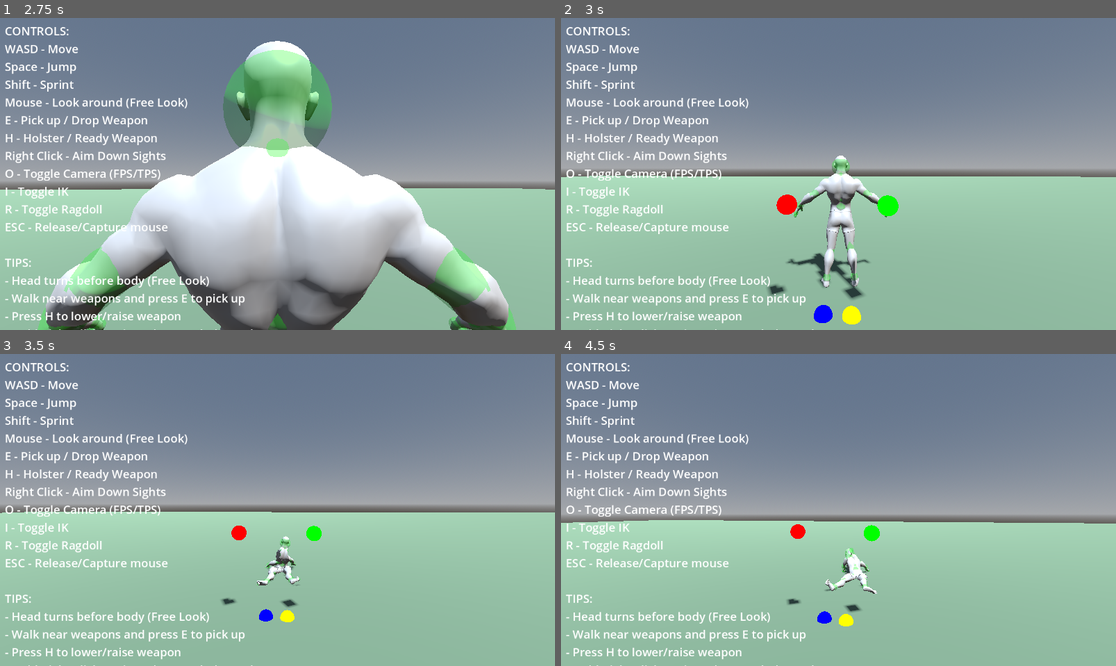
Above: before the commit, frames 1-4 (two rows, left to right).
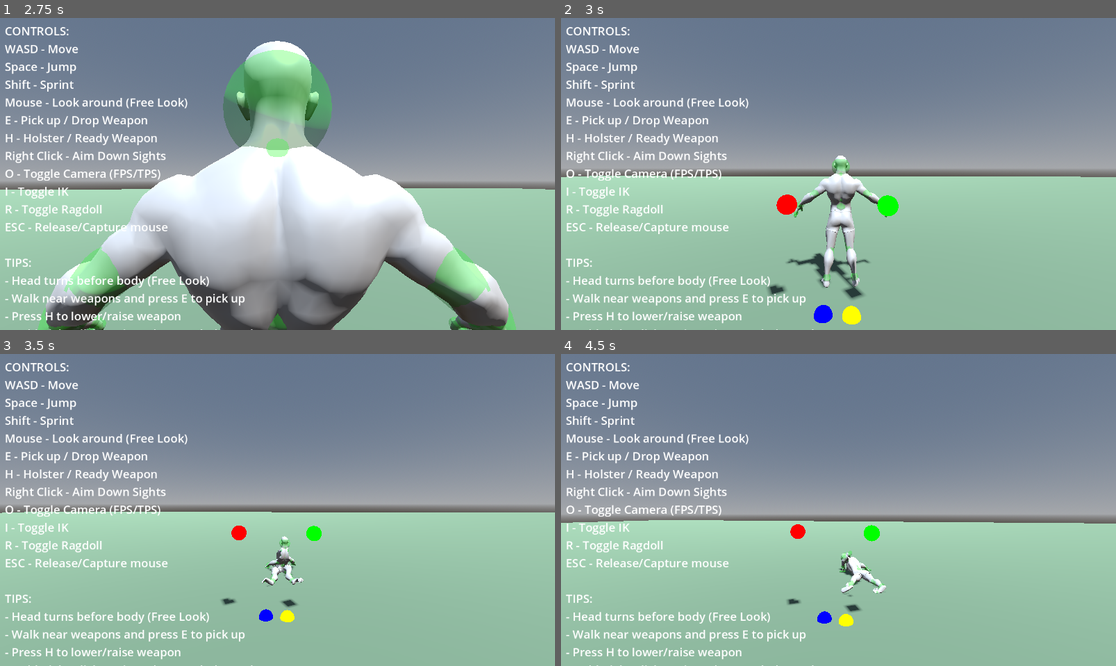
Above: after the commit, the same moments.

Repository: lmf-git/fpsikanimragdoll
Game: Godot game, scene res://world.tscn
The game is run twice, just before and just after one commit, with the same random seed, the same clock (stepped at 60 frames per second) and the same inputs.
Inputs (mouse positions are in pixels of both pictures, inside the frame that each line leads up to):
- Up to frame 1 (2.75 s): tap Enter at 0.5 s; move the mouse to (305, 174) at 0.52 s; hold Shift (sprint) 0.53-1.28 s; hold W (move_forward) from 0.53 s (still down); click (305, 174) at 0.67 s; tap Space (jump) at 0.77, 1.52 s; move the mouse to (249, 174) at 1.27 s; tap O (toggle_camera) at 1.35 s; move the mouse to (288, 167) at 2.02 s; hold I (toggle_ik) from 2.03 s (still down)
- Up to frame 2 (3 s): keep holding W (move_forward); move the mouse to (832, 180) at 2.77 s; release I (toggle_ik) at 2.78 s; tap R (toggle_ragdoll) at 2.85 s; click (832, 180) at 2.92 s
- Up to frame 3 (3.5 s): keep holding W (move_forward); tap Space (jump) at 3.02 s
- Up to frame 4 (4.5 s): keep holding W (move_forward); move the mouse to (877, 513) at 3.52 s; tap E at 3.6 s; tap Space (jump) at 3.77 s; move the mouse to (794, 506) at 4.27 s; tap H at 4.35 s

Frame 1 is identical in both runs. In frame 2, 0.2% of the frame differs, in the area x 41-57%, y 44-87%; in frame 3, 0.3%; in frame 4, 0.6%, in the area x 47-59%, y 62-78%.

Commit message:
Fix weapon attachment and prevent ragdoll limb hyperextension
Weapon Attachment Improvements:
- Restructured weapon-to-hand attachment in two clear steps:
  1. First align grip with hand bone (position + rotation)
  2. Then apply weapon rotation offset and recalculate position
- This ensures weapon grip stays locked to hand bone origin
- Weapon now properly follows IK-transformed hand position and rotation

Ragdoll Limb Fix:
- Changed HINGE joint limits for knees/elbows/wrists/ankles
- Old: lower=-swing_limit, upper=0 (allowed backward bending)
- New: lower=0, upper=swing_limit (prevents hyperextension)
- Limbs now only bend forward, no unnatural backward rotation
- Torso HINGE joints still allow bidirectional bending as intended

Diff:
--- a/character_controller.gd
+++ b/character_controller.gd
@@ -464,16 +464,17 @@
 		# Apply limits based on joint type
 		if use_hinge:
 			# Hinge joints use different constraint properties
-			# For limbs (knees/elbows): only bend one way (backward)
+			# For limbs (knees/elbows): only bend one way (forward, NOT backward/hyperextension)
 			# For torso (spine/neck/head): allow bending both ways (forward/back)
 			if bone_suffix in ["Spine", "Chest", "Upper_Chest", "Neck", "Head"]:
 				# Torso can bend forward and backward
 				physical_bone.set("joint_constraints/angular_limit_lower", -swing_limit)
 				physical_bone.set("joint_constraints/angular_limit_upper", swing_limit)
 			else:
-				# Limbs only bend one way
-				physical_bone.set("joint_constraints/angular_limit_lower", -swing_limit)
-				physical_bone.set("joint_constraints/angular_limit_upper", 0)
+				# Limbs only bend forward, NO backward bending (prevents hyperextension)
+				# 0 = straight/rest position, positive = bend forward, negative = hyperextend (bad!)
+				physical_bone.set("joint_constraints/angular_limit_lower", 0)  # Prevent hyperextension
+				physical_bone.set("joint_constraints/angular_limit_upper", swing_limit)  # Allow forward bend
 			physical_bone.set("joint_constraints/angular_limit_enabled", true)
 		else:
 			# Cone joints
@@ -1110,23 +1111,41 @@
 	if not equipped_weapon or not skeleton or right_hand_bone_id < 0:
 		return
 
-	# Get the IK-transformed hand bone position
+	# Get the IK-transformed hand bone transform
 	var right_hand_transform = skeleton.global_transform * skeleton.get_bone_global_pose(right_hand_bone_id)
 
-	# Weapon rotation: hand bone rotation with adjustment for proper weapon orientation
-	# The hand bone's natural orientation doesn't match holding a gun, so we need to rotate it
-	# Rotate -90 degrees around X to make barrel point forward (hand points down naturally)
-	var weapon_rotation_offset = Basis(Vector3.RIGHT, deg_to_rad(-90.0))
-	equipped_weapon.global_transform.basis = right_hand_transform.basis * weapon_rotation_offset
-
-	# Position weapon so its grip aligns with the right hand bone
+	# STEP 1: Position weapon so grip point aligns with hand bone origin
+	# This must be done FIRST, before applying any rotation offsets
 	if equipped_weapon.main_grip:
+		# Calculate where weapon should be placed so grip aligns with hand
 		var grip_local_pos = equipped_weapon.main_grip.position
+
+		# First, match hand rotation directly (no offset yet)
+		equipped_weapon.global_transform.basis = right_hand_transform.basis
+
+		# Calculate grip offset in world space
 		var grip_world_offset = equipped_weapon.global_transform.basis * grip_local_pos
+
+		# Position weapon so grip point is at hand bone origin
+		equipped_weapon.global_position = right_hand_transform.origin - grip_world_offset
+
+		# STEP 2: Apply weapon-specific rotation offset AFTER positioning
+		# This rotates the weapon around the grip point (hand bone origin)
+		# Adjust these values to orient the weapon correctly in hand
+		var rotation_offset = Basis()
+		rotation_offset = rotation_offset.rotated(Vector3.RIGHT, deg_to_rad(-90))  # Pitch
+		# Add more rotations here if needed:
+		# rotation_offset = rotation_offset.rotated(Vector3.UP, deg_to_rad(X))     # Yaw
+		# rotation_offset = rotation_offset.rotated(Vector3.FORWARD, deg_to_rad(X)) # Roll
+
+		equipped_weapon.global_transform.basis = right_hand_transform.basis * rotation_offset
+
+		# Recalculate position after rotation (rotation happens around grip point)
+		grip_world_offset = equipped_weapon.global_transform.basis * grip_local_pos
 		equipped_weapon.global_position = right_hand_transform.origin - grip_world_offset
 	else:
-		# Fallback: if no grip point defined, use simple offset
-		equipped_weapon.global_position = right_hand_transform.origin
+		# Fallback: if no grip point, just match hand transform
+		equipped_weapon.global_transform = right_hand_transform
 
 func _process(_delta):
 	# WEAPON UPDATE ORDER - CRITICAL for proper IK-based positioning:
